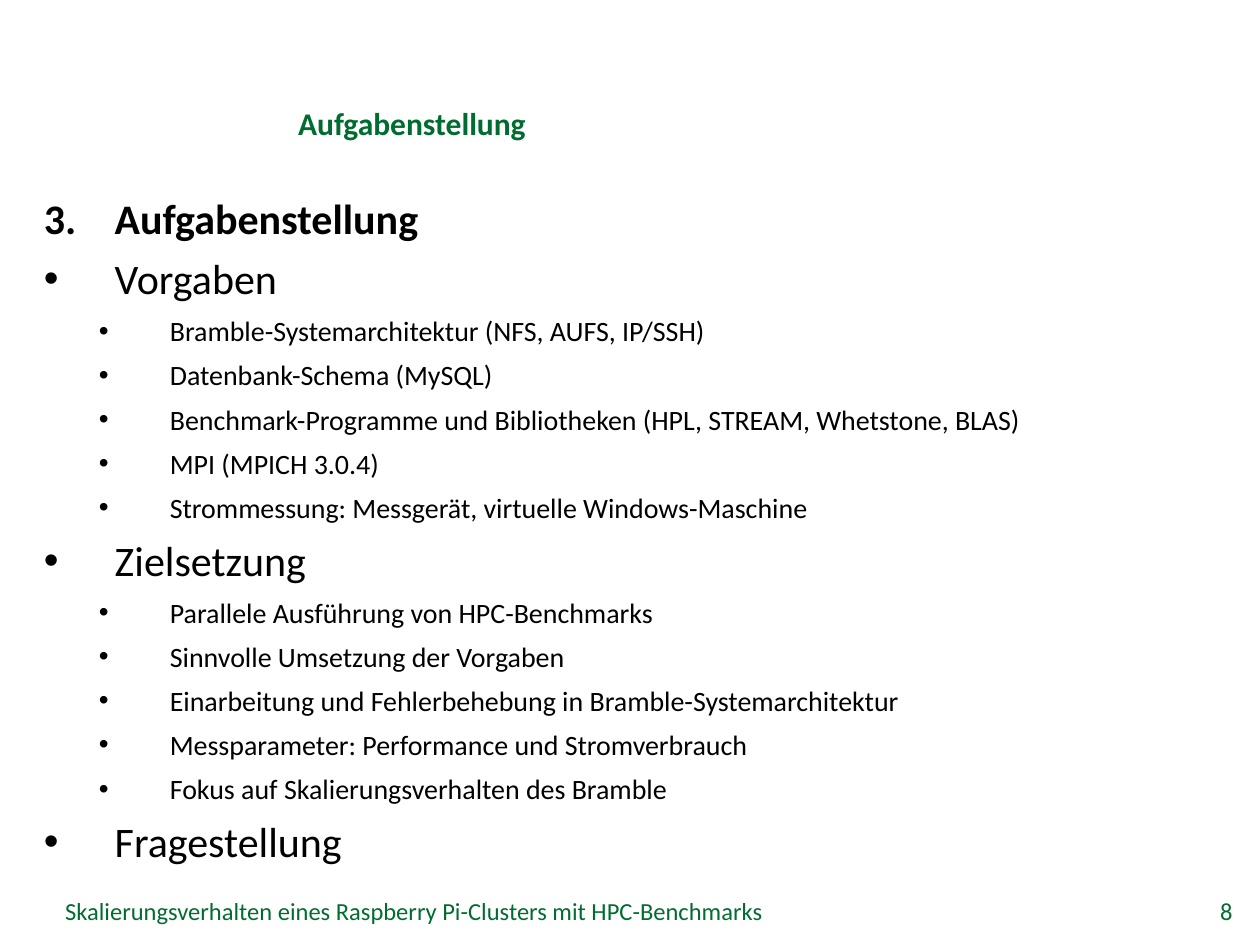
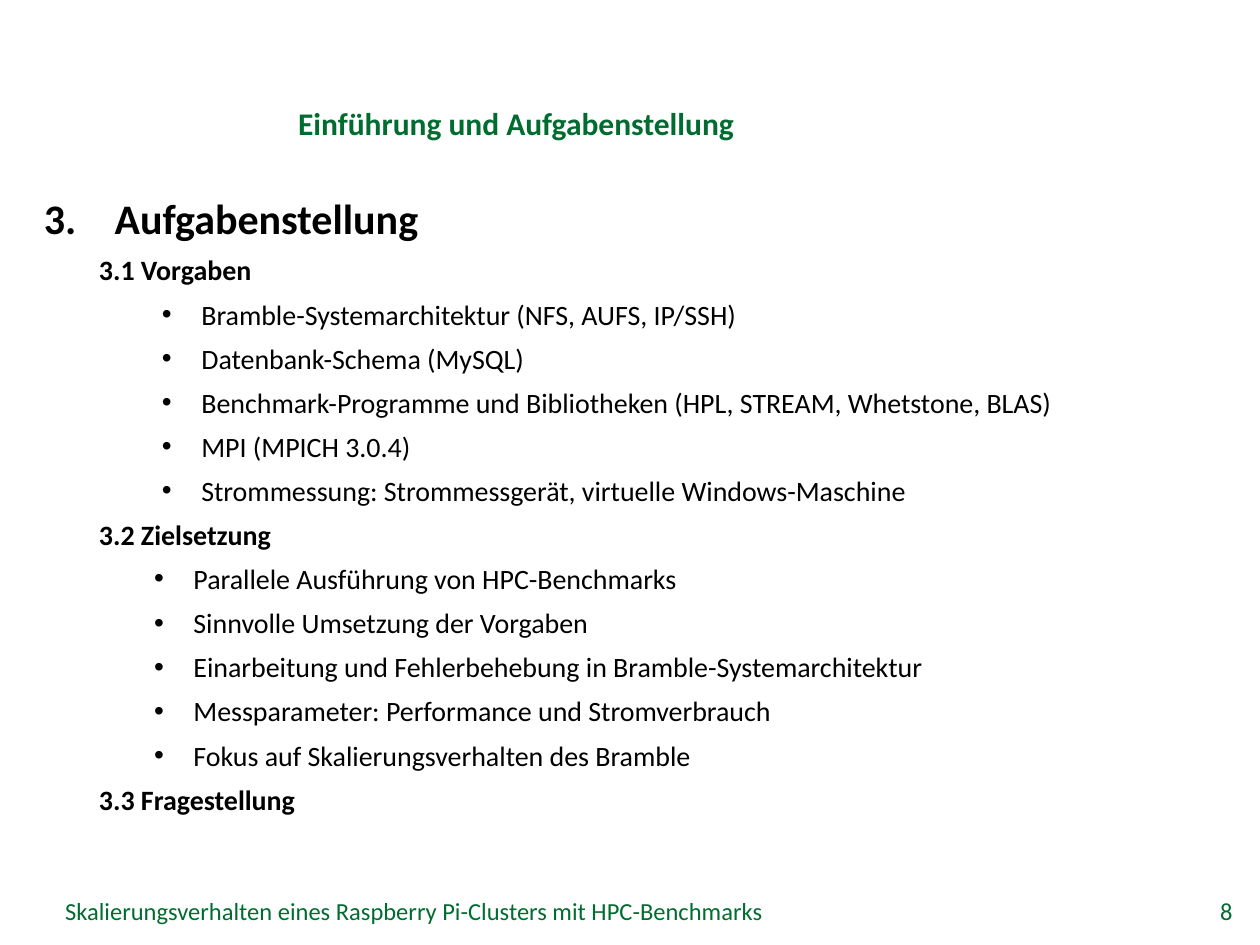
Before and after one commit to missgreenwood/bachelor-arbeit, a slide deck: slide 8 of Disputation/grei14.pptx. Drawn at 1260x945 pixels with LibreOffice and Linux fonts; fonts in the diff are those of the drawing; background and template pictures are left out. Boxes give left, top, right and bottom in pixels: in the first picture for what was removed or moved away, otherwise in the second. Text is boxed around its words. In the diff, an @@ line names an element or a change of style, - is before the commit and + after.

```diff
--- a/Disputation/grei14.pptx
+++ b/Disputation/grei14.pptx
@@ title at (x1=298, y1=113, x2=734, y2=141): text changed @@
-Aufgabenstellung
+Einführung und Aufgabenstellung
@@ text at (x1=99, y1=260, x2=251, y2=285): text changed; size 24 to 16 pt; bold on @@
-• Vorgaben
+  3.1 Vorgaben
@@ text at (x1=193, y1=305, x2=1051, y2=771): list level 2 to 3 in "Bramble-Systemarchitektur (NFS, AUFS, IP/SSH)"; list level 2 to 3 in "Datenbank-Schema (MySQL)"; list level 2 to 3 in "Benchmark-Programme und Bibliotheken (HPL, STREAM, ..."; list level 2 to 3 in "MPI (MPICH 3.0.4)"; list level 2 to 3 in "Parallele Ausführung von HPC-Benchmarks"; list level 2 to 3 in "Sinnvolle Umsetzung der Vorgaben"; list level 2 to 3 in "Einarbeitung und Fehlerbehebung in Bramble-Systemarchitektur"; list level 2 to 3 in "Messparameter: Performance und Stromverbrauch"; list level 2 to 3 in "Fokus auf Skalierungsverhalten des Bramble" @@
@@ text at (x1=99, y1=481, x2=906, y2=550): text changed @@
-  • Strommessung: Messgerät, virtuelle Windows-Maschine
-• Zielsetzung
+    • Strommessung: Strommessgerät, virtuelle Windows-Maschine
+  3.2 Zielsetzung
@@ text at (x1=99, y1=790, x2=295, y2=815): text changed; size 24 to 16 pt; bold on @@
-• Fragestellung
+  3.3 Fragestellung
```
Also in this commit, not shown: 23 other slides changed, 1 slide added, 1 other file.
